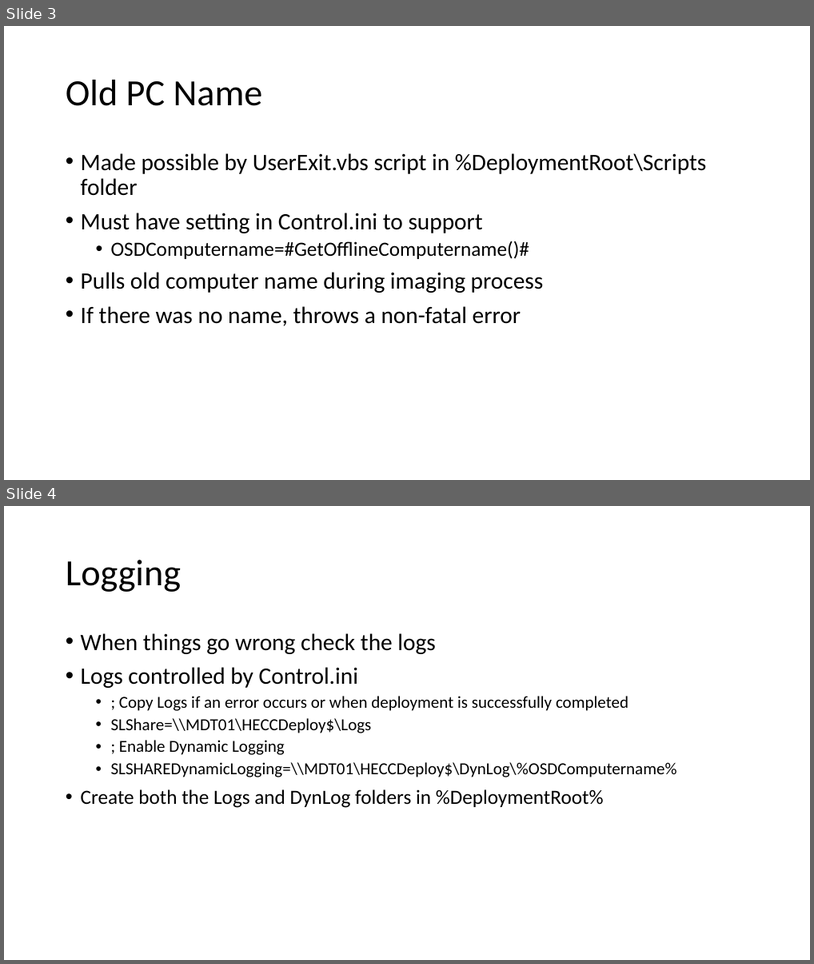
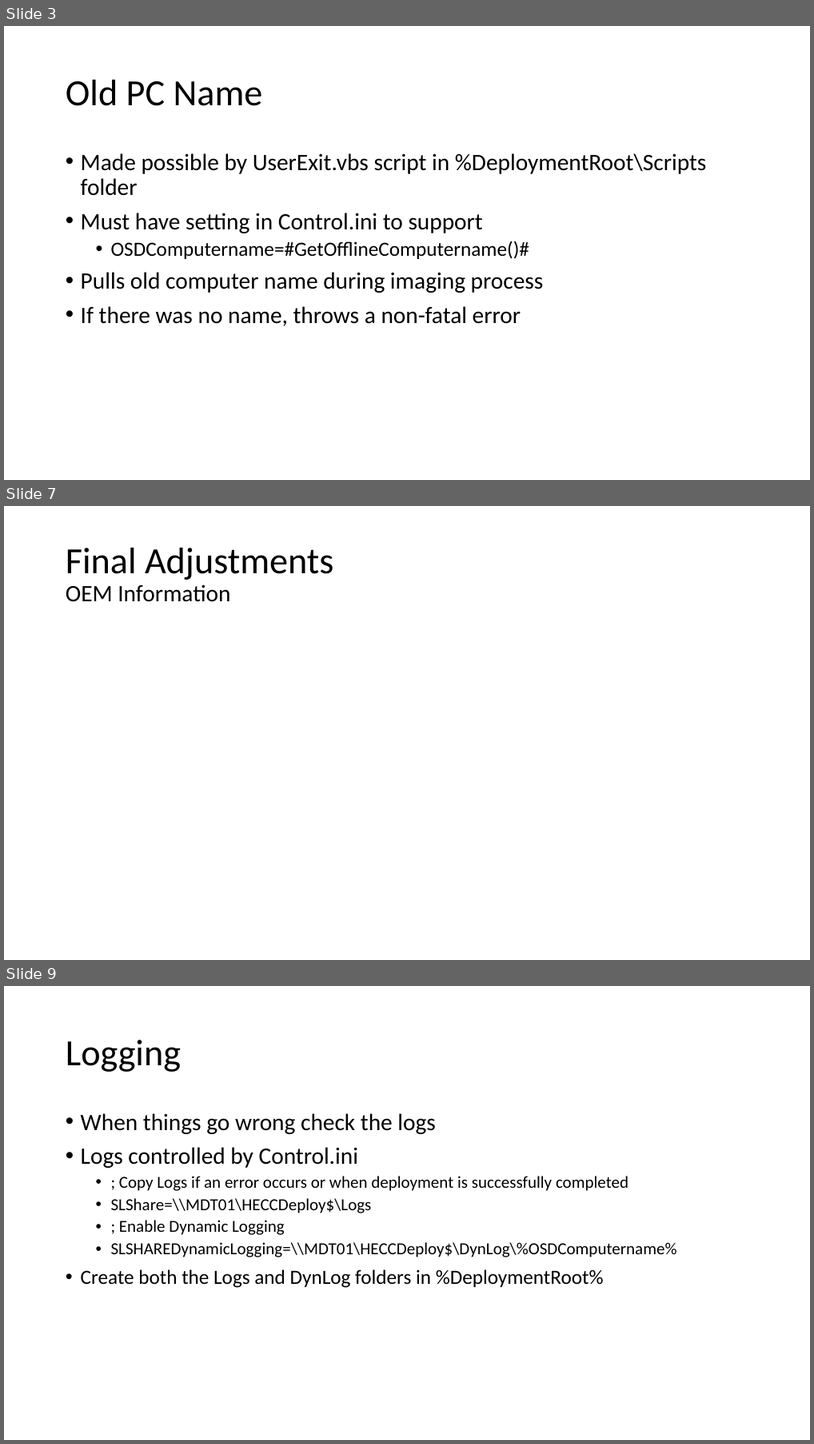
Before and after one commit to fydexx/HECC-2018, a slide deck: Part_02/Section03.pptx. Shown one above the other, each under a label of ours: slides 3 and 4 before the commit, slides 3, 7 and 9 after it; the slides between them are not shown. The pictures are 814x964 and 814x1444 pixels, drawn with LibreOffice and Linux fonts; fonts in the diff are those of the drawing. Boxes give left, top, right and bottom in pixels: in the first picture for what was removed or moved away, otherwise in the second. Text is boxed around its words. In the diff, an @@ line names an element or a change of style, - is before the commit and + after.

```diff
--- a/Part_02/Section03.pptx
+++ b/Part_02/Section03.pptx
@@ slide 7 added at <box>4,506,810,960</box>, background #FFFFFF @@
@@ title added at <box>66,548,334,602</box>, 44 pt, text #000000 @@
+Final Adjustments
+OEM Information
@@ what was slide 4 is now slide 9 @@
```
Also in this commit, not shown: 4 other slides added.
